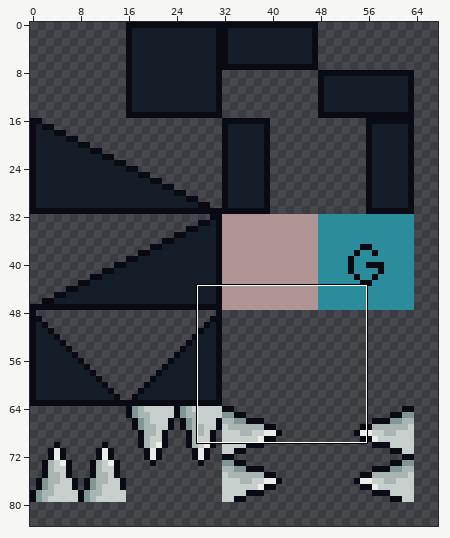
Edited in one commit: sprite sheet (Project/SWPlatformerPackage/Tilemap/Tilemap.png). The first picture is a wide view before the edit; the outline marks the close-up.
Close-up. Old version:
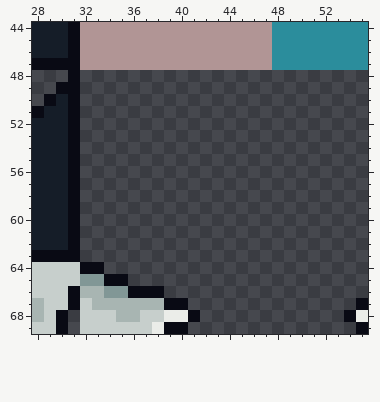
The file is 160x160 pixels. Shown: x 28..55, y 44..69. The wide view leaves out empty margins.
After:
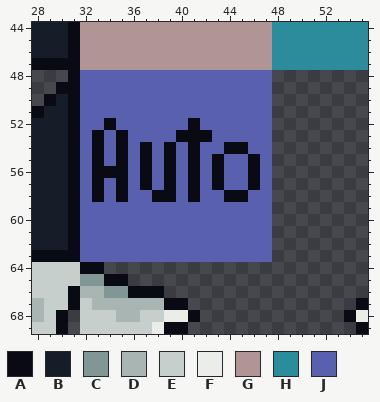
Palette (. is transparent): A #090a14  B #151d28  C #819796  D #a8b5b2  E #c7cfcc  F #ebede9  G #b19595  H #2b8d9c  J #5961ae
The exact change:
Colour A now appears in row 52 at x 34 and 41; in row 53 at x 33, 35 and 40 to 42; in row 54 at x 33, 35, 37, 39, 41 and 44 to 45; in row 55 at x 33, 35, 37, 39, 41, 43 and 46; in row 56 at x 33 to 35, 37, 39, 41, 43 and 46; in row 57 at x 33, 35, 37, 39, 41, 43 and 46.
Colour A now appears in row 58 at x 33, 35, 38 to 39, 41 and 44 to 45.
Colour J now appears in rows 48 to 51 at x 32 to 47; in row 52 at x 32 to 33, 35 to 40 and 42 to 47; in row 53 at x 32, 34, 36 to 39 and 43 to 47; in row 54 at x 32, 34, 36, 38, 40, 42 to 43 and 46 to 47; in row 55 at x 32, 34, 36, 38, 40, 42, 44 to 45 and 47; in row 56 at x 32, 36, 38, 40, 42, 44 to 45 and 47.
Colour J now appears in row 57 at x 32, 34, 36, 38, 40, 42, 44 to 45 and 47; in row 58 at x 32, 34, 36 to 37, 40, 42 to 43 and 46 to 47; in rows 59 to 63 at x 32 to 47.
Pixel boxes of the changes (left, top, right, bottom) in both close-ups:
added: (80, 70, 272, 262)
